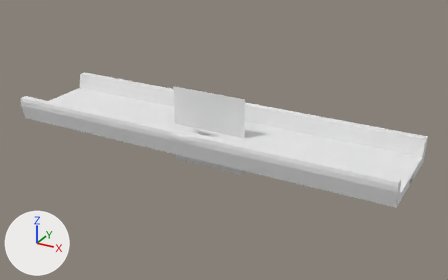
Before and after pictures for a commit that changed the OBJ model res/model/track/chunk_simple.obj.
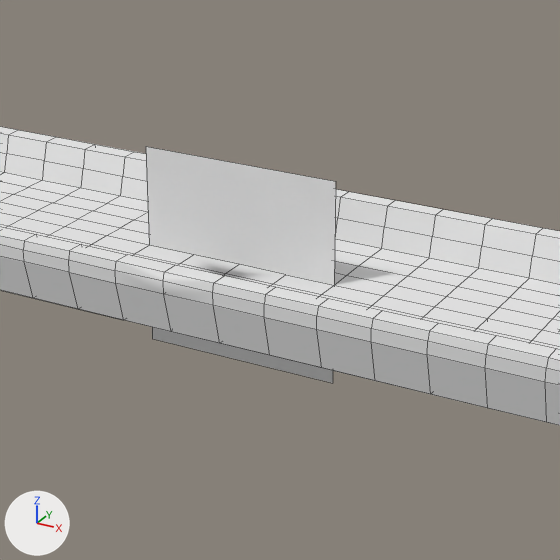
The first picture shows the older version from a camera (50 mm lens) standing at (7.19, -12.28, 5.99) and looking at (0.38, 0.1, -0.21). The close-ups show both versions on the part from 26% to 74% of the width and 11% to 87% of the height of that picture. Arrows for +X, +Y and +Z are at lower left; the lights stay in place. The close-ups show mesh edges as thin lines. Where no turn or scale is listed for an object, it has been applied to the vertices.

Names of what the first close-up shows: 'Mirror_Plane_Plane'.
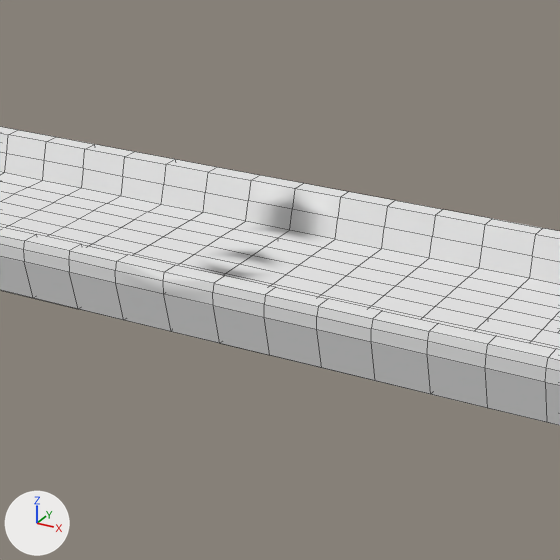
Diff of the bpy script that builds the scene:
```diff
--- a/res/model/track/chunk_simple.obj.py
+++ b/res/model/track/chunk_simple.obj.py
@@ me_mirror_plane_plane @@
 me_mirror_plane_plane.from_pydata(...)  # 634 vertices, 667 faces; spans x -5.0..5.0, y -1.3..1.3, z -1.0..1.0
 # used by ob_mirror_plane_plane; location = (0.0, 0.0, 0.0)
+# me_mirror_plane_plane part 1: the loose piece of 4 vertices spanning x -1.0..1.0, y 0.0, z -1.0..1.0 is deleted
 me_mirror_plane_plane.materials.append(mat_none)
```

What differs and where, as boxes [x1, y1, x2, y2] in the close-ups (560 x 560 px):
part 1 of me_mirror_plane_plane, deleted
    before: [146, 147, 336, 383]
